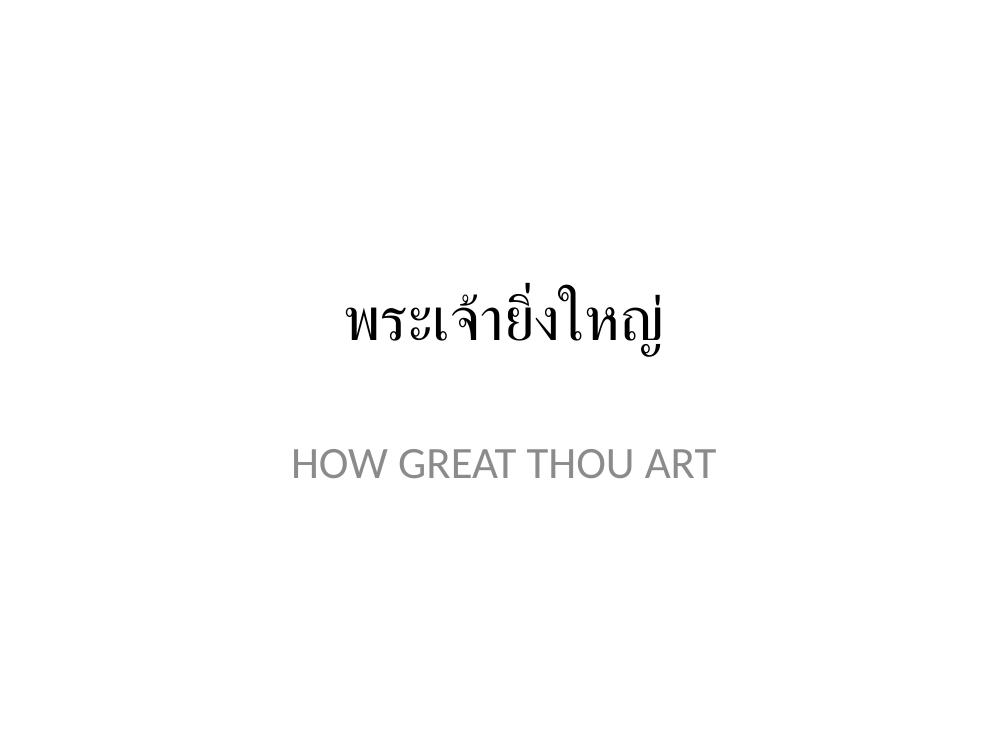
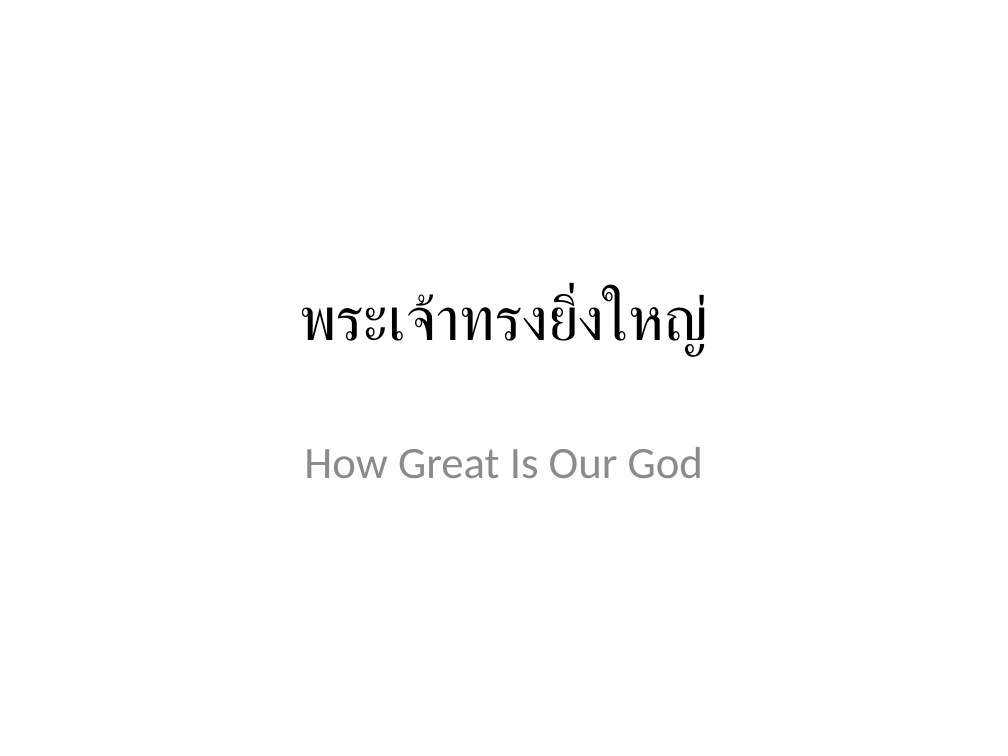
Before and after one commit to mightmay/songpptcreator, a slide deck: slide 21 of finishedppt/WorshipSongs.pptx (slide 9 before the commit). Drawn at 1008x756 pixels with LibreOffice and Linux fonts; fonts in the diff are those of the drawing. Boxes give left, top, right and bottom in pixels: in the first picture for what was removed or moved away, otherwise in the second. Text is boxed around its words. In the diff, an @@ line names an element or a change of style, - is before the commit and + after.

```diff
--- a/finishedppt/WorshipSongs.pptx
+++ b/finishedppt/WorshipSongs.pptx
@@ title at bbox=[299, 292, 710, 357]: text changed @@
-พระเจ้ายิ่งใหญ่
+พระเจ้าทรงยิ่งใหญ่
@@ subtitle at bbox=[304, 447, 703, 478]: text changed @@
-HOW GREAT THOU ART
+How Great Is Our God
```
Also in this commit, not shown: 5 other slides changed, 25 slides added, 8 slides removed, 5 other files.
